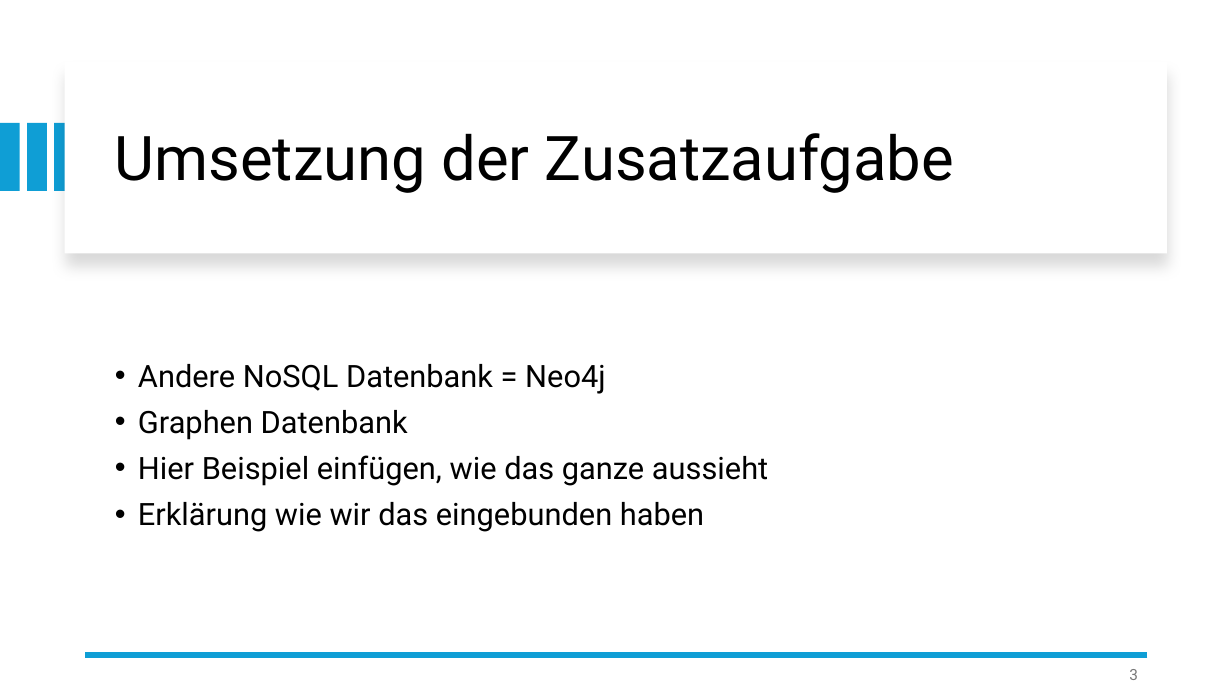
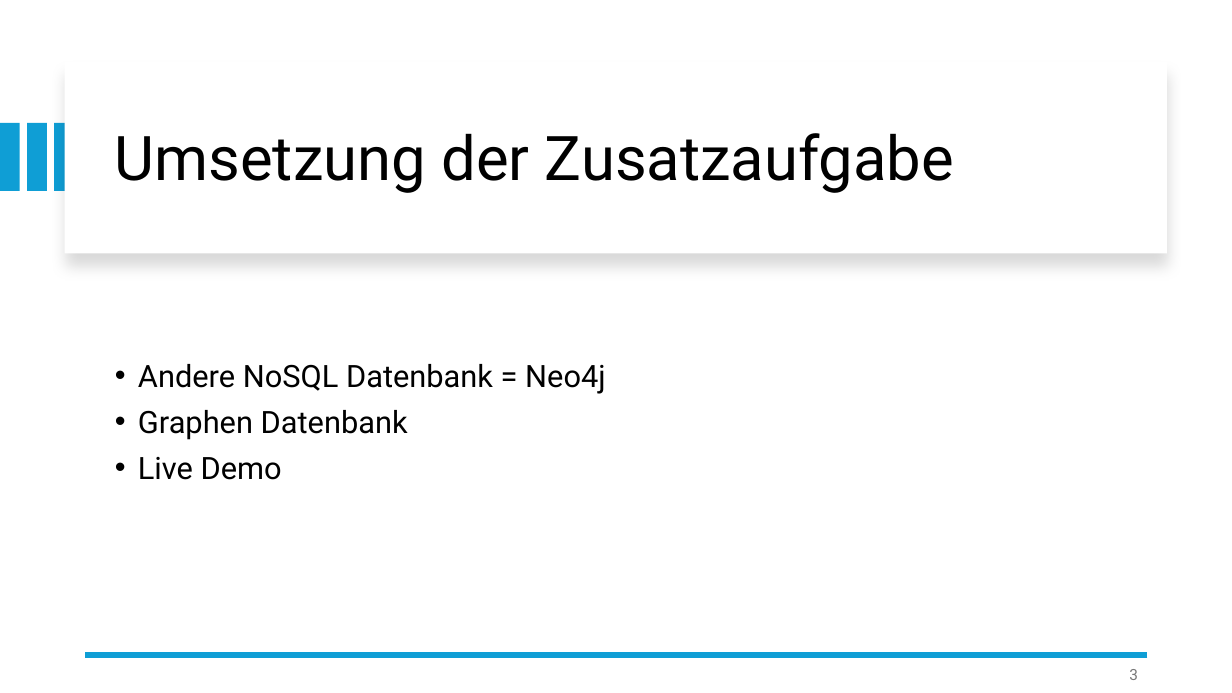
Before and after one commit to dlbuchholz/cinema-management-software, a slide deck: slide 3 of doc/cinema-management-software.pptx. Drawn at 1232x693 pixels with LibreOffice and Linux fonts; fonts in the diff are those of the drawing. Boxes give left, top, right and bottom in pixels: in the first picture for what was removed or moved away, otherwise in the second. Text is boxed around its words. In the diff, an @@ line names an element or a change of style, - is before the commit and + after.

```diff
--- a/doc/cinema-management-software.pptx
+++ b/doc/cinema-management-software.pptx
@@ text at (138, 457, 282, 480): text changed @@
-• Hier Beispiel einfügen, wie das ganze aussieht
-• Erklärung wie wir das eingebunden haben
+• Live Demo
```
Also in this commit, not shown: 3 other slides changed, 4 other files.
